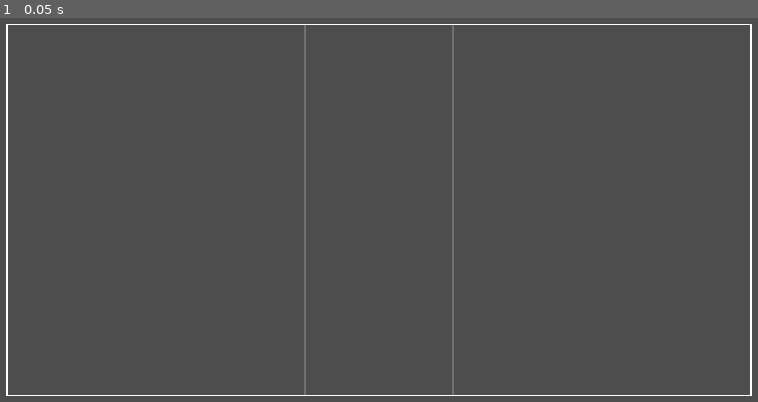
Above: before the commit, frame 1.
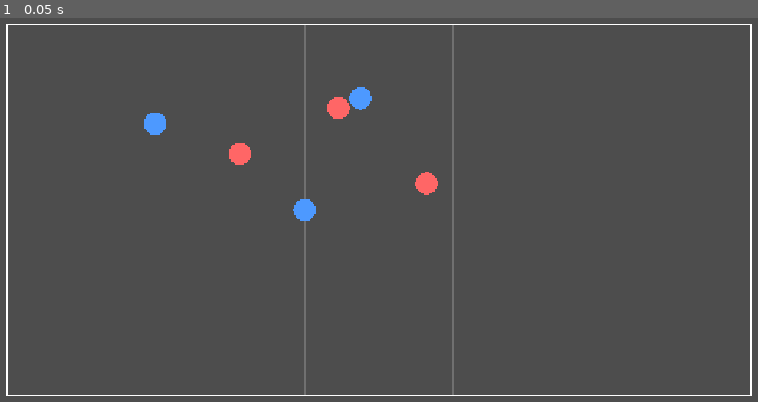
Above: after the commit, the same moment.

Repository: Soranohato/BA-Auto-Sim-GameVer
Game: Godot game, scene res://test.tscn
Same seed, same stepped clock (60 frames per second), same inputs: the game is played once before the commit and once after it.
Inputs:
- Up to frame 1 (0.05 s): no input

The runs differ from the first frame. In frame 1, 0.8% of the frame differs, in the area x 18-58%, y 17-53%.

Commit message:
circles...

Diff:
--- a/battle_sim/movement.gd
+++ b/battle_sim/movement.gd
@@ -62,6 +62,6 @@
 		character.is_moving = false
 		return
 
-	var step := minf(GridConfig.MOVE_SPEED, dist)
+	var step := minf(GridConfig.MOVE_SPEED * BattleState.TICK_DURATION, dist)
 	character.pos += delta.normalized() * step
 	character.is_moving = (dist - step) > ARRIVAL_EPSILON
--- a/main.gd
+++ b/main.gd
@@ -1,6 +1,8 @@
 # Script that initiates the battle and builds the starting field
 
 extends Node
+
+@onready var battle_view: BattleView = $BattleView
 
 func _ready() -> void:
 	var roster: Dictionary = RosterLoader.make_roster()
@@ -17,6 +19,10 @@
 	GridConfig.assign_positions(team_a, "A")
 	GridConfig.assign_positions(team_b, "B")
 
+	var state := BattleState.new(team_a, team_b, strategy, cover)
+	BattleSystem.attach_console_log(state)
+	battle_view.setup(state)
+
 	print("Positions:")
 	for c in team_a + team_b:
 		print("  %s: %s (%s)" % [c.char_name, c.pos, c.role])
--- a/test.tscn
+++ b/test.tscn
@@ -1,6 +1,11 @@
 [gd_scene format=3 uid="uid://dyvfmkxug6qnv"]
 
+[ext_resource type="Script" uid="uid://e6jvsmvnebqy" path="res://main.gd" id="1_8uh7m"]
 [ext_resource type="Script" uid="uid://c2cskqin7su33" path="res://visuals/battle_view.gd" id="1_37kl0"]
 
 [node name="Node2D" type="Node2D" unique_id=1361238181]
+script = ExtResource("1_8uh7m")
+
+[node name="BattleView" type="Node2D" parent="." unique_id=2115548267]
 script = ExtResource("1_37kl0")
+metadata/_custom_type_script = "uid://c2cskqin7su33"
--- a/visuals/battle_view.gd
+++ b/visuals/battle_view.gd
@@ -14,6 +14,11 @@
 
 static func grid_to_screen(p: Vector2) -> Vector2:
 	return grid_origin + p * cell_size
+
+func setup(state_in: BattleState) -> void:
+	state = state_in
+	_spawn_views()
+	state.battle_finished.connect(_on_finished)
 
 func _ready() -> void:
 	get_viewport().size_changed.connect(_update_layout)
@@ -43,5 +48,14 @@
 				grid_to_screen(Vector2(x, GridConfig.GRID_HEIGHT)),
 				guide_color, 1.0)
 
+func _spawn_views() -> void:
+	for character: Character in state.all_units:
+		var unit := CharacterView.new()
+		add_child(unit)
+		unit.setup(character)
+
 func _on_finished(winner: String) -> void:
-	pass  # TODO: show result label
+	if winner == "":
+		print("Battle over: draw / timed out")
+	else:
+		print("Battle over: Team %s wins" % winner)
--- a/visuals/character_view.gd
+++ b/visuals/character_view.gd
@@ -1,19 +1,26 @@
 class_name CharacterView
 extends Node2D
 
-const RADIUS := 14.0
-const BAR_SIZE := Vector2(32, 4)
 const COLOR_A := Color(0.3, 0.6, 1.0)
 const COLOR_B := Color(1.0, 0.4, 0.4)
+const RADIUS_UNITS := 0.3  # in GRID units, not pixels (see _draw)
 
 var character: Character
 
 func setup(c: Character) -> void:
-	pass  # TODO: store ref, set initial position
+	character = c
+	position = BattleView.grid_to_screen(character.pos)
 
 func _process(_delta: float) -> void:
-	pass  # TODO: position = BattleView.grid_to_screen(character.pos); queue_redraw()
+	position = BattleView.grid_to_screen(character.pos)
+	queue_redraw()
 
 func _draw() -> void:
-	pass  # TODO: body circle (dim if dead), HP bar, ammo bar, name label,
-	# reload indicator (is_reloading), maybe faint atk_range circle
+	var colorUse
+	if character.side == "A":
+		colorUse = COLOR_A
+	else:
+		colorUse = COLOR_B
+	var radius = RADIUS_UNITS * BattleView.cell_size
+
+	draw_circle(Vector2.ZERO, radius, colorUse)
